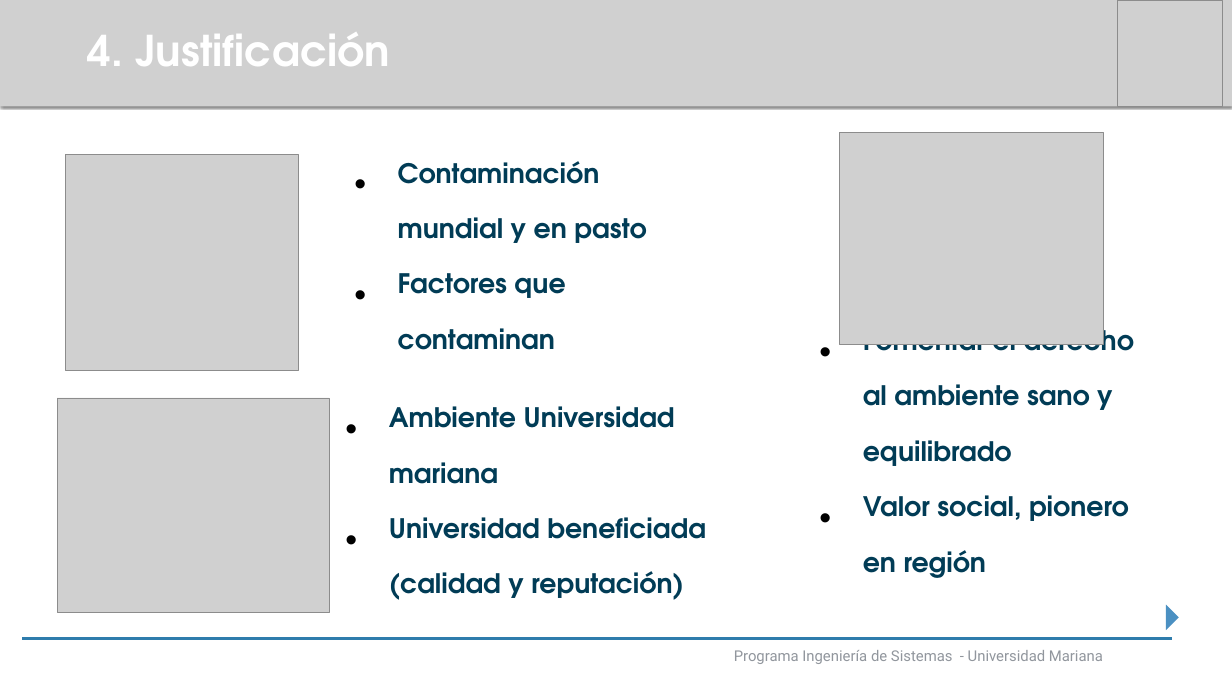
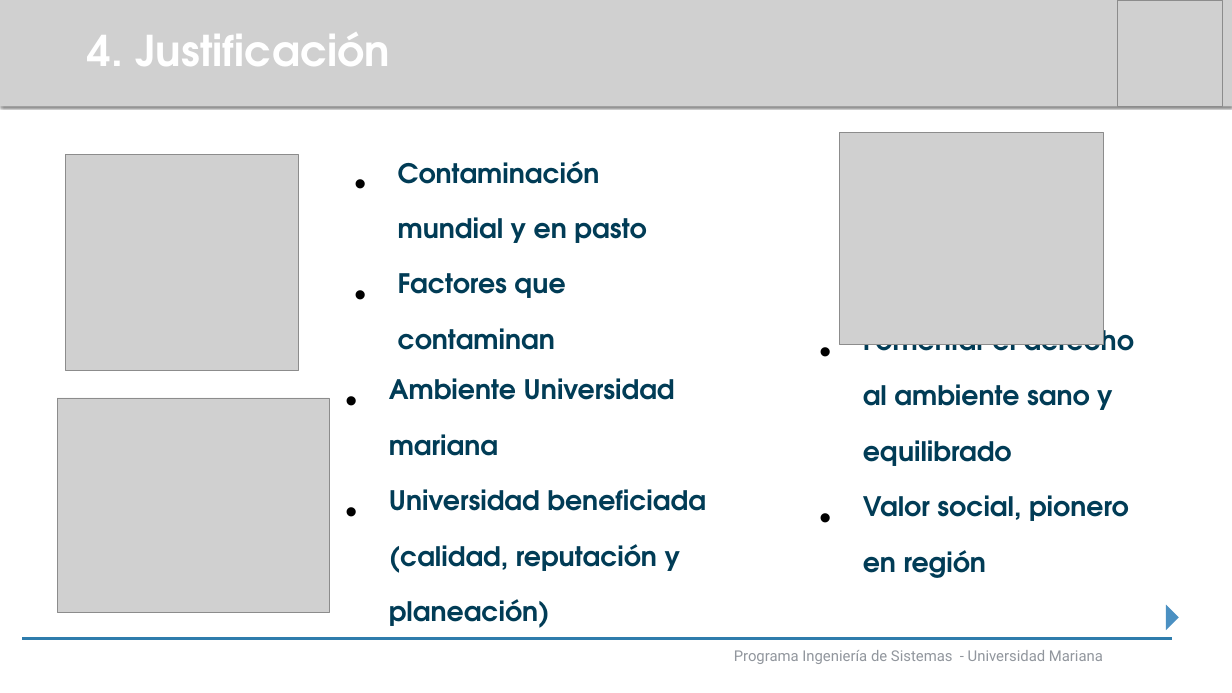
Before and after one commit to JuanCalpa/trabajo-de-grado-, a slide deck: slide 8 of primera entrega/correcciones/presentacion.pptx. Drawn at 1232x693 pixels with LibreOffice and Linux fonts; fonts in the diff are those of the drawing; grey boxes stand for pictures. Boxes give left, top, right and bottom in pixels: in the first picture for what was removed or moved away, otherwise in the second. Text is boxed around its words. In the diff, an @@ line names an element or a change of style, - is before the commit and + after.

```diff
--- a/primera entrega/correcciones/presentacion.pptx
+++ b/primera entrega/correcciones/presentacion.pptx
@@ text at [389, 489, 706, 628]: text changed @@
-• Universidad beneficiada (calidad y reputación)
+• Universidad beneficiada (calidad, reputación y planeación)
```
Also in this commit, not shown: 18 other files.
